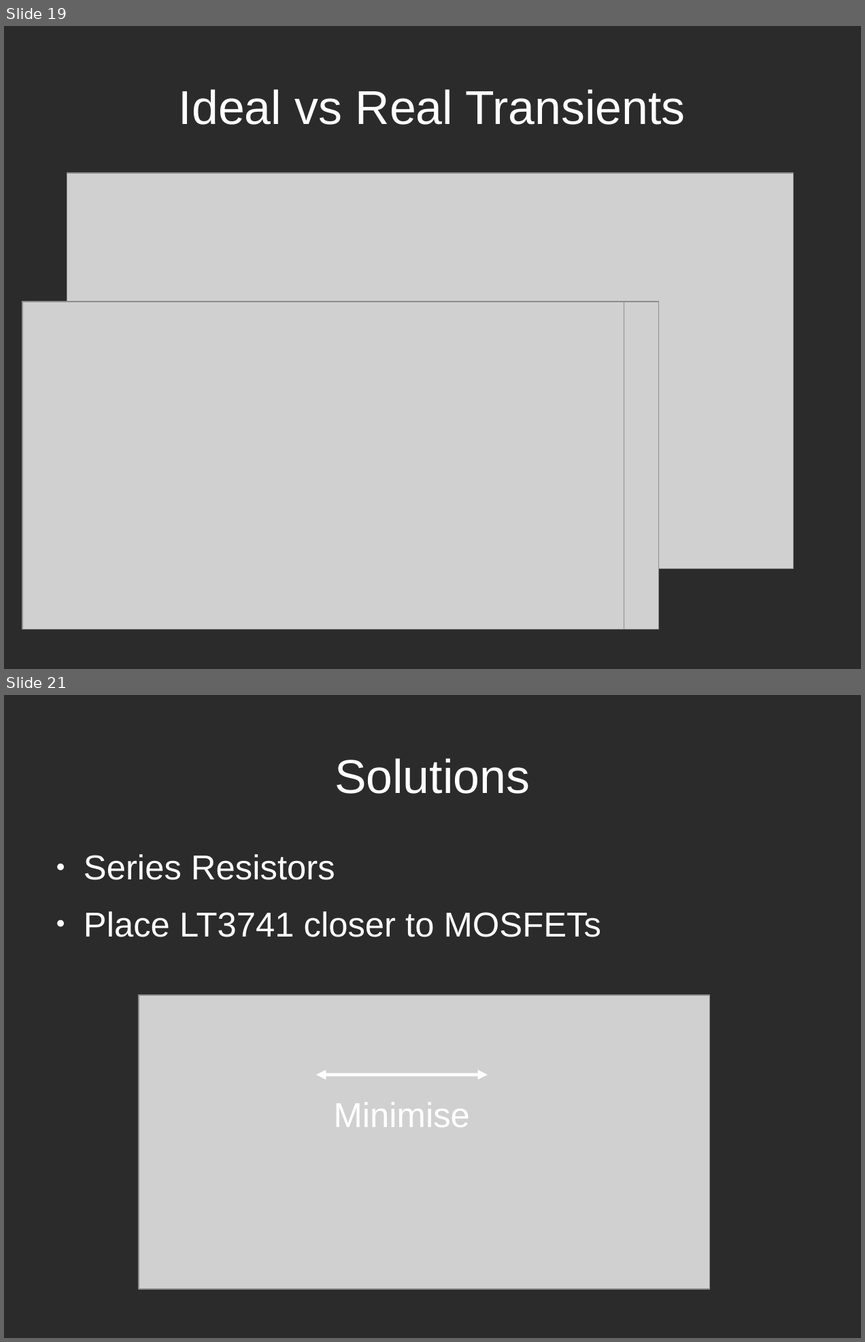
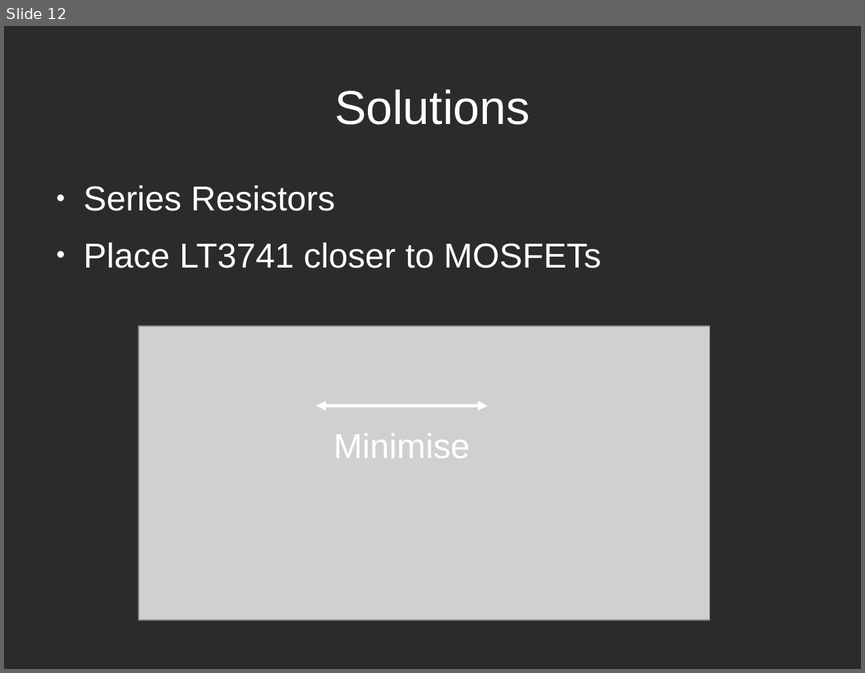
Before and after one commit to TheComet/bat6, a slide deck: doc/presentation/libreoffice/presentation.odp. Shown one above the other, each under a label of ours: slides 19 and 21 before the commit, slide 12 after it; the slides between them are not shown. The pictures are 865x1342 and 865x673 pixels, drawn with LibreOffice and Linux fonts; fonts in the diff are those of the drawing; grey boxes stand for pictures; background and template pictures are left out; a plain dark background stands for a picture behind light text. Boxes give left, top, right and bottom in pixels: in the first picture for what was removed or moved away, otherwise in the second. Text is boxed around its words. In the diff, an @@ line names an element or a change of style, - is before the commit and + after.

```diff
--- a/doc/presentation/libreoffice/presentation.odp
+++ b/doc/presentation/libreoffice/presentation.odp
@@ slide 19 removed at <box>4,26,861,669</box>, background picture (left out) @@
@@ title removed at <box>179,89,685,125</box> @@
-Ideal vs Real Transients
@@ picture removed at <box>67,173,794,569</box> @@
@@ picture removed at <box>22,301,659,628</box> @@
@@ picture removed at <box>22,301,624,628</box> @@
@@ what was slide 21 is now slide 12 @@
```
Also in this commit, not shown: 3 slides changed, 5 slides added, 10 other slides removed.
